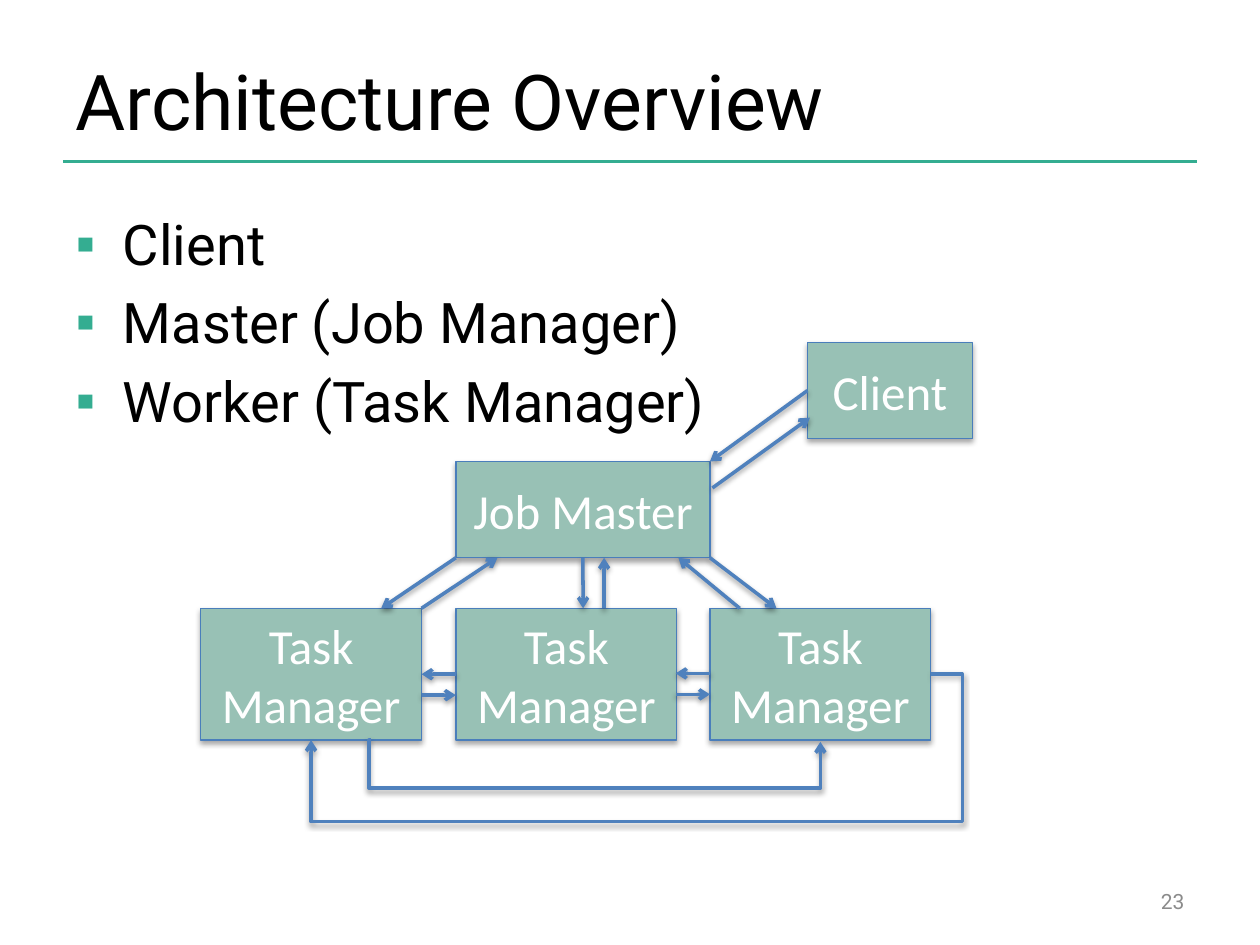
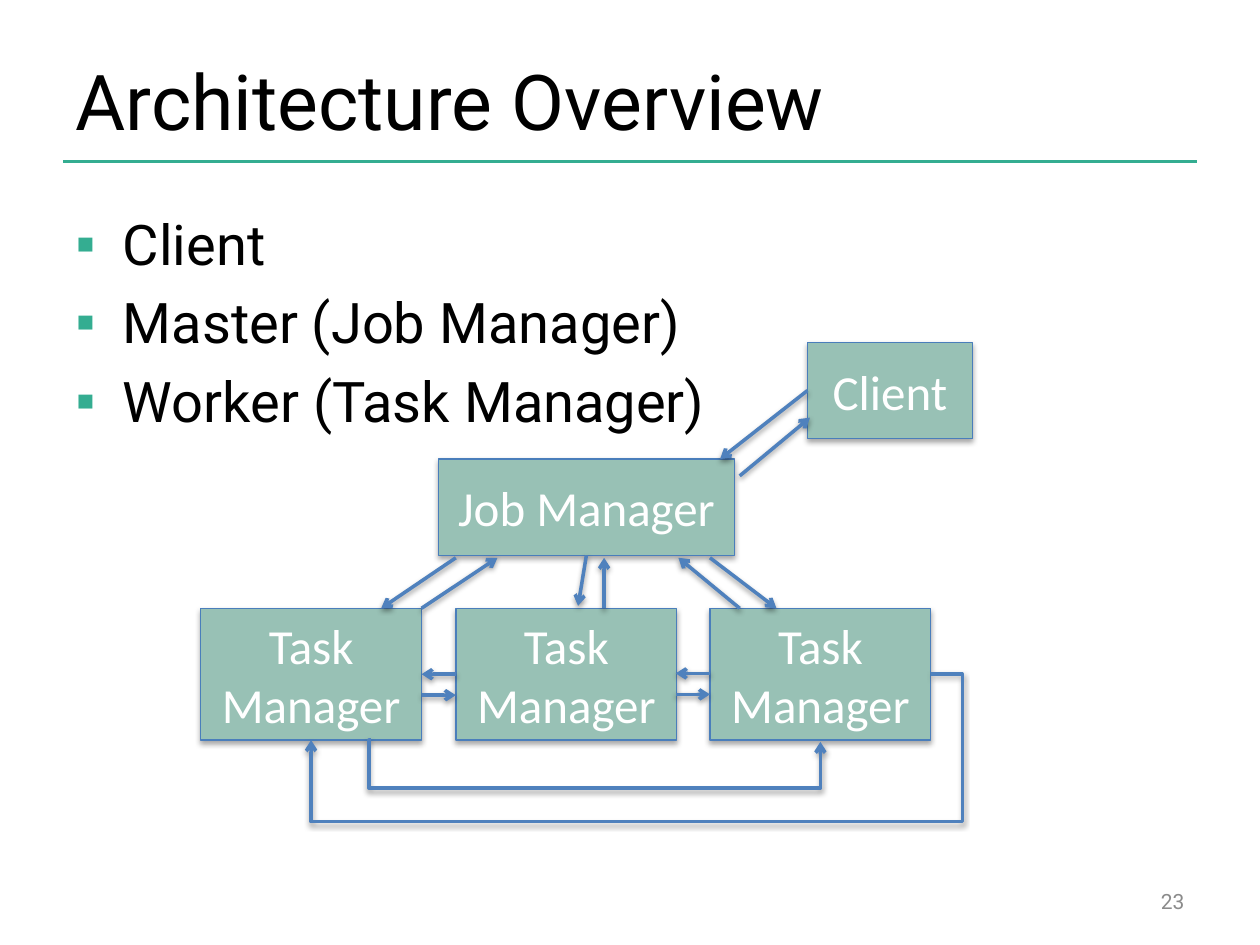
Before and after one commit to dataArtisans/flink-training-web, a slide deck: slide 23 of slides/flink_overview.pptx. Drawn at 1260x945 pixels with LibreOffice and Linux fonts; fonts in the diff are those of the drawing; background and template pictures are left out. Boxes give left, top, right and bottom in pixels: in the first picture for what was removed or moved away, otherwise in the second. Text is boxed around its words. In the diff, an @@ line names an element or a change of style, - is before the commit and + after.

```diff
--- a/slides/flink_overview.pptx
+++ b/slides/flink_overview.pptx
@@ arrow moved from (808, 391) - (709, 461) to (808, 391) - (721, 459) @@
@@ arrow moved from (712, 488) - (810, 418) to (740, 476) - (810, 418) @@
@@ rectangle "Job Manager": place and size @@
-rectangle "Job Manager" at [456, 461, 711, 557]
+rectangle "Job Manager" at [438, 459, 735, 554]
@@ text in rectangle at [458, 492, 714, 535]: text changed @@
-Job Master
+Job Manager
@@ arrow moved from (583, 558) - (583, 609) to (586, 556) - (578, 606) @@
```
Also in this commit, not shown: 1 other slide changed, 5 other files.
